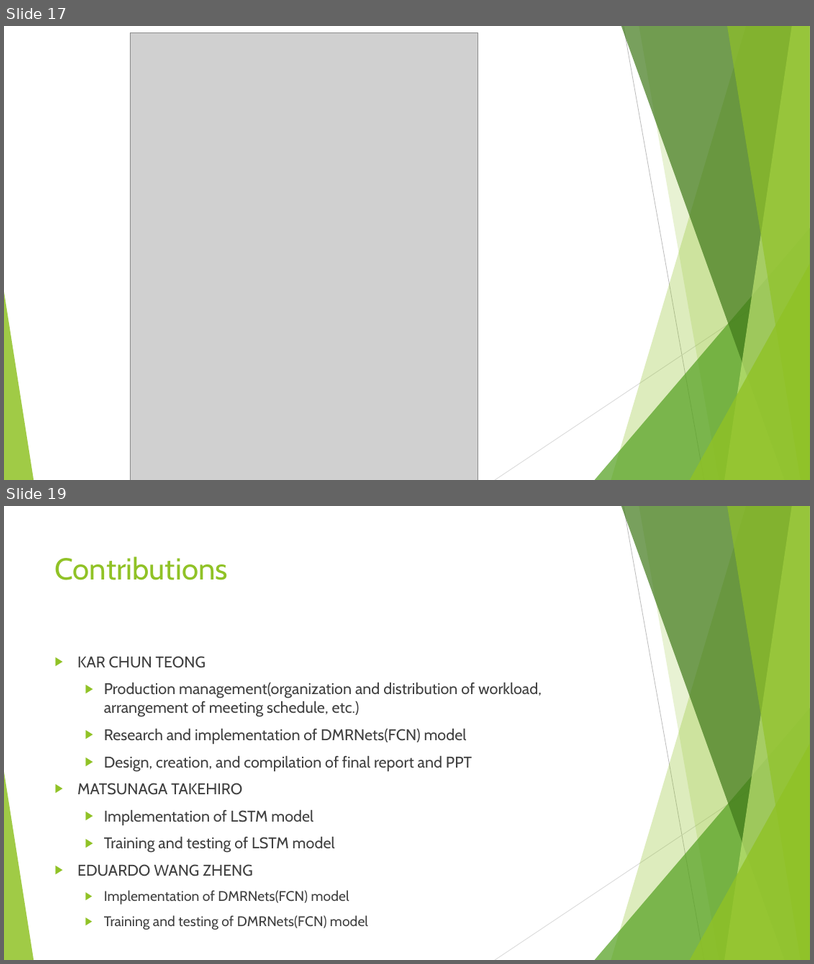
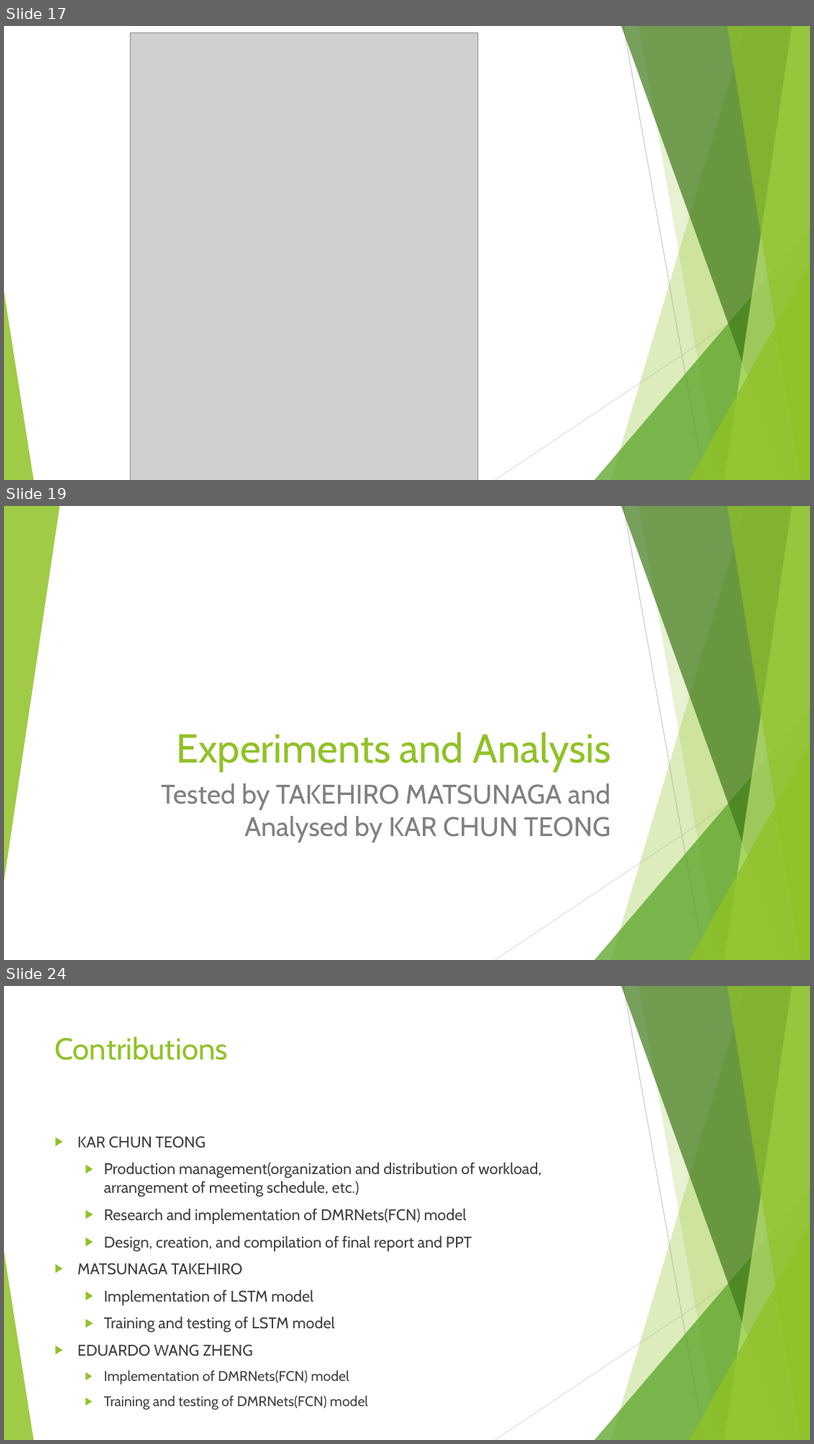
Before and after one commit to VongolaTeong/Multi-label-Classification-on-YouTube-8M, a slide deck: 518030990014.pptx. Shown one above the other, each under a label of ours: slides 17 and 19 before the commit, slides 17, 19 and 24 after it; the slides between them are not shown. The pictures are 814x964 and 814x1444 pixels, drawn with LibreOffice and Linux fonts; fonts in the diff are those of the drawing; grey boxes stand for pictures. Boxes give left, top, right and bottom in pixels: in the first picture for what was removed or moved away, otherwise in the second. Text is boxed around its words. In the diff, an @@ line names an element or a change of style, - is before the commit and + after.

Commit message:
update report and ppt
add experiments and graph and analysis

```diff
--- a/518030990014.pptx
+++ b/518030990014.pptx
@@ slide 19 added at (x1=4, y1=506, x2=810, y2=960), background #FFFFFF; not listed: 9 template elements that a slide beside it also shows @@
@@ triangle added at (x1=4, y1=506, x2=59, y2=881), fill #90C226 at 85% opacity @@
@@ title added at (x1=176, y1=732, x2=612, y2=772), 48 pt, text #90C226 @@
+Experiments and Analysis
@@ subtitle added at (x1=161, y1=783, x2=611, y2=842), 32 pt, text #808080 @@
+Tested by TAKEHIRO MATSUNAGA and Analysed by KAR CHUN TEONG
@@ what was slide 19 is now slide 24 @@
```
Also in this commit, not shown: 4 slides changed, 5 other slides added, 5 other files.
